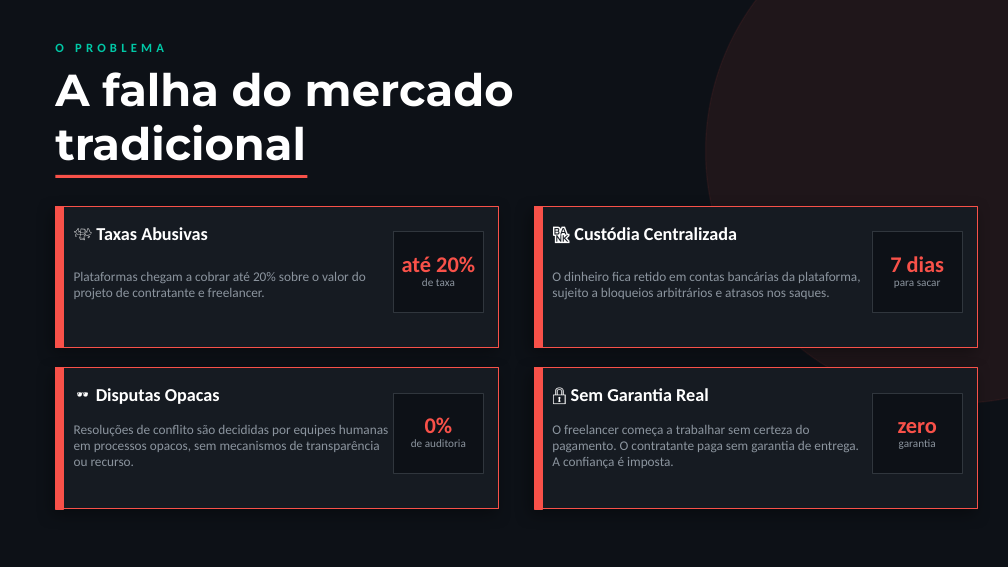
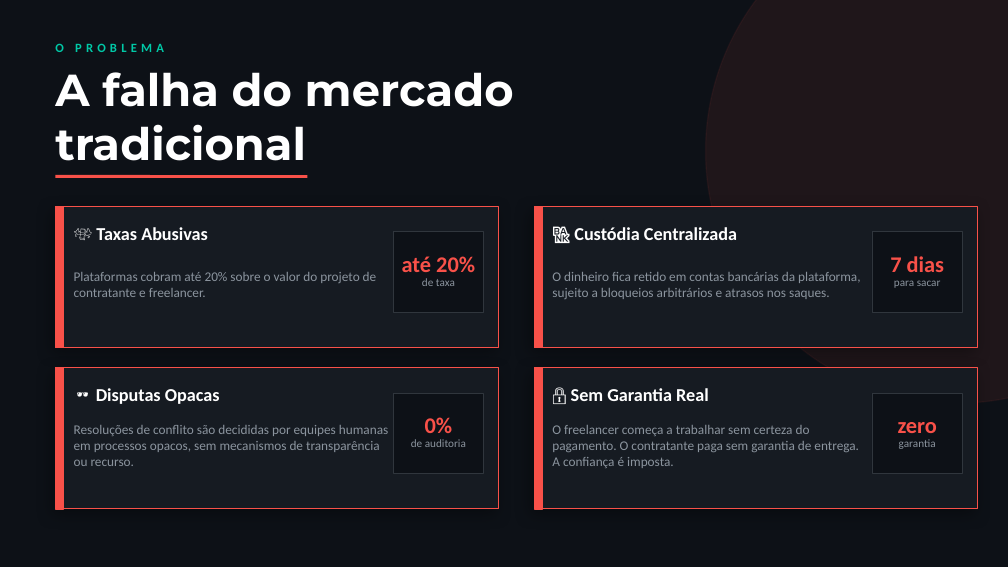
Before and after one commit to Dafloresz/escrow-freelancer-web3, a slide deck: slide 2 of docs/Escrow_Freelancer_Pitch.pptx. Drawn at 1008x567 pixels with LibreOffice and Linux fonts; fonts in the diff are those of the drawing. Boxes give left, top, right and bottom in pixels: in the first picture for what was removed or moved away, otherwise in the second. Text is boxed around its words. In the diff, an @@ line names an element or a change of style, - is before the commit and + after.

```diff
--- a/docs/Escrow_Freelancer_Pitch.pptx
+++ b/docs/Escrow_Freelancer_Pitch.pptx
@@ text at [74,272,377,297]: text changed @@
-Plataformas chegam a cobrar até 20% sobre o valor do projeto de contratante e freelancer.
+Plataformas cobram até 20% sobre o valor do projeto de contratante e freelancer.
```
Also in this commit, not shown: 4 other slides changed, 1 other file.
